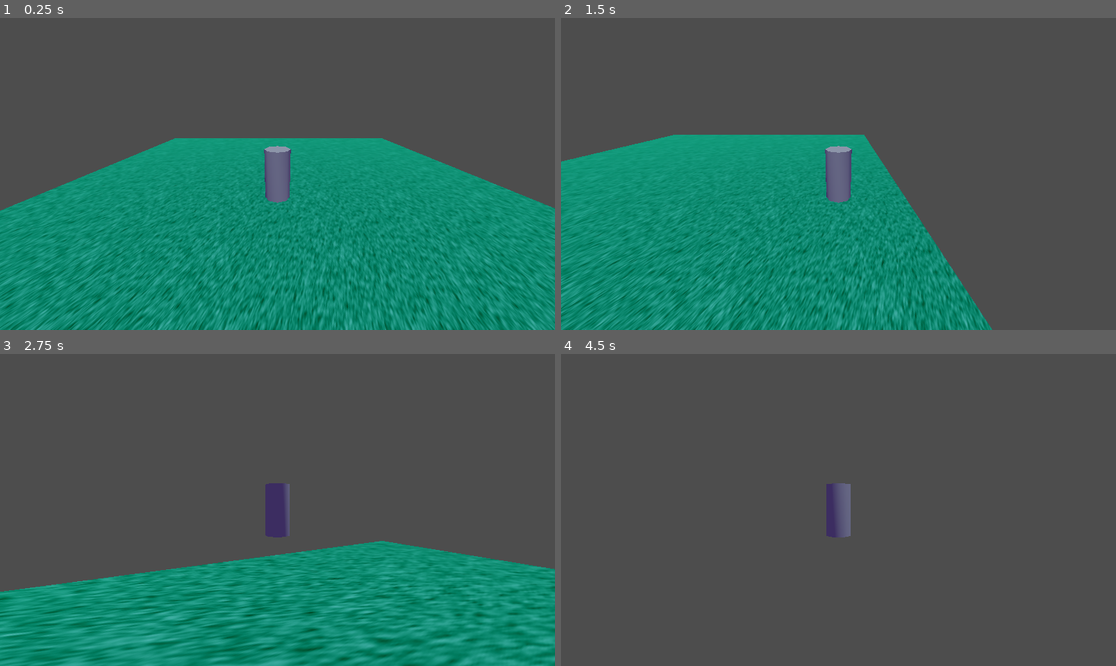
Above: before the commit, frames 1-4 (two rows, left to right).
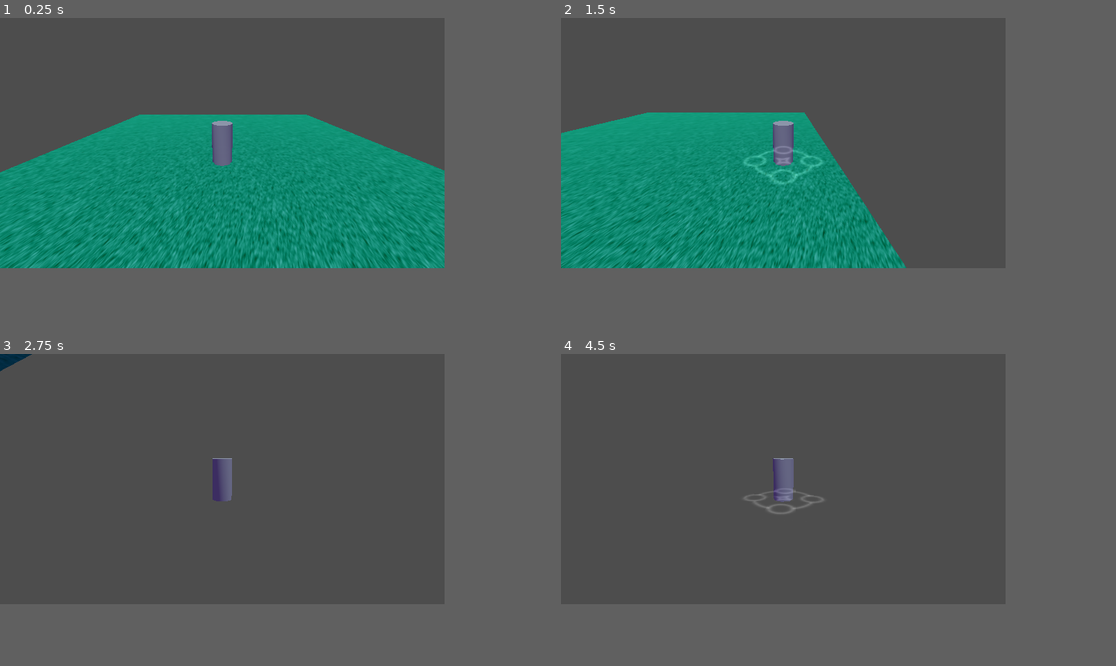
Above: after the commit, the same moments.

Repository: TaelsDaFoox/project-spellbook
Game: Godot game, scene res://main.tscn
Two runs of this game, one before a commit and one after it. Both use one fixed random seed, a clock stepped at 60 frames per second and the inputs below.
Inputs (mouse positions are in pixels of both pictures, inside the frame that each line leads up to):
- Up to frame 1 (0.25 s): no input
- Up to frame 2 (1.5 s): tap Enter at 0.5 s; move the mouse to (960, 158) at 0.52 s; hold D (right) 0.53-1.28 s; hold Space (jump) 0.53-1.28 s; move the mouse to (727, 189) at 1.27 s; hold S (backward) from 1.28 s (still down); click (727, 189) at 1.35 s
- Up to frame 3 (2.75 s): tap Space (jump) at 1.52, 1.55, 1.82 s; move the mouse to (288, 503) at 2.02 s; release S (backward) at 2.03 s; hold W (forward) from 2.03 s (still down); hold Space (jump) from 2.03 s (still down)
- Up to frame 4 (4.5 s): keep holding W (forward); move the mouse to (832, 516) at 2.77 s; release Space (jump) at 2.78 s; click (832, 516) at 2.85 s; tap Space (jump) at 3.02, 3.05, 3.32, 3.5 s; move the mouse to (877, 513) at 3.52 s; hold Space (jump) 3.53-4.28 s; tap Enter at 4.25 s; move the mouse to (794, 506) at 4.27 s; click (794, 506) at 4.35 s
The window is 799x449 before the commit and 640x360 after it. Grey fills any space a smaller window leaves; there, only what the larger window draws over its background counts as a difference.

The runs differ from the first frame. In frame 1, 36% of the frame differs, in the area x 0-100%, y 30-100%; in frame 2, 26%; in frame 3, 34%; in frame 4, 1.4%.

Commit message:
spell effect kinda works

Diff:
--- /dev/null
+++ b/PlayerGlobalManager.gd
@@ -0,0 +1,3 @@
+extends Node
+var spellDirs = []
+var casting :=false
--- /dev/null
+++ b/materials/SpellCircleBase.tres
@@ -0,0 +1,10 @@
+[gd_resource type="StandardMaterial3D" load_steps=2 format=3 uid="uid://mx5xsoqq455f"]
+
+[ext_resource type="Texture2D" uid="uid://b7vttngwydxq" path="res://textures/spellCenter2.png" id="1_hhxe3"]
+
+[resource]
+transparency = 1
+blend_mode = 1
+no_depth_test = true
+shading_mode = 0
+albedo_texture = ExtResource("1_hhxe3")
--- /dev/null
+++ b/materials/SpellLine.tres
@@ -0,0 +1,10 @@
+[gd_resource type="StandardMaterial3D" load_steps=2 format=3 uid="uid://e58p41k5w68u"]
+
+[ext_resource type="Texture2D" uid="uid://dps7o15ax1xhw" path="res://textures/spellLine.png" id="1_ex664"]
+
+[resource]
+transparency = 1
+blend_mode = 1
+no_depth_test = true
+shading_mode = 0
+albedo_texture = ExtResource("1_ex664")
--- /dev/null
+++ b/materials/SpellNodeOff.tres
@@ -0,0 +1,10 @@
+[gd_resource type="StandardMaterial3D" load_steps=2 format=3 uid="uid://bn17niqneua1c"]
+
+[ext_resource type="Texture2D" uid="uid://0vpctsf35yi4" path="res://textures/SpellPointOff.png" id="1_y43y6"]
+
+[resource]
+transparency = 1
+blend_mode = 1
+no_depth_test = true
+shading_mode = 0
+albedo_texture = ExtResource("1_y43y6")
--- /dev/null
+++ b/materials/SpellNodeOn.tres
@@ -0,0 +1,10 @@
+[gd_resource type="StandardMaterial3D" load_steps=2 format=3 uid="uid://dspfm7s7grlgt"]
+
+[ext_resource type="Texture2D" uid="uid://s30pyl8c6i35" path="res://textures/SpellPointOn.png" id="1_klryo"]
+
+[resource]
+transparency = 1
+blend_mode = 1
+no_depth_test = true
+shading_mode = 0
+albedo_texture = ExtResource("1_klryo")
--- /dev/null
+++ b/materials/SpellStar.tres
@@ -0,0 +1,10 @@
+[gd_resource type="StandardMaterial3D" load_steps=2 format=3 uid="uid://bniaqr2rjnxu4"]
+
+[ext_resource type="Texture2D" uid="uid://ckb305otf5npm" path="res://textures/spellStar.png" id="1_31qto"]
+
+[resource]
+transparency = 1
+blend_mode = 1
+no_depth_test = true
+shading_mode = 0
+albedo_texture = ExtResource("1_31qto")
--- a/objects/player.gd
+++ b/objects/player.gd
@@ -3,10 +3,27 @@
 @export var camSensitivity: float
 @export var camLimitLower: float
 @export var camLimitUpper: float
+@export var jumpStrength: float
+@export var gravityForce: float
 @onready var camPivot=$SpringArm3D
+@onready var spellBase=$SpellEffectBase
+@onready var spellPoint1 = $SpellEffectBase/SpellPointU
+@onready var spellPoint2 = $SpellEffectBase/SpellPointR
+@onready var spellPoint3 = $SpellEffectBase/SpellPointD
+@onready var spellPoint4 = $SpellEffectBase/SpellPointL
+@onready var spellStar = $SpellEffectBase/SpellStar
+@onready var spellMaterialBase: StandardMaterial3D = load("res://materials/SpellCircleBase.tres")
+@onready var spellMaterialOff: StandardMaterial3D = load("res://materials/SpellNodeOff.tres")
+@onready var spellMaterialOn: StandardMaterial3D = load("res://materials/SpellNodeOn.tres")
+@onready var spellMaterialLine: StandardMaterial3D = load("res://materials/SpellLine.tres")
+@onready var spellMaterialStar: StandardMaterial3D = load("res://materials/SpellStar.tres")
+@onready var spellLine = $SpellEffectBase/SpellLine
+var material:StandardMaterial3D = null
+
 var mouseLocked := false
 
 func _ready() -> void:
+	spellLine.size.x=0.01
 	updateMouseLock()
 
 func updateMouseLock():
@@ -16,6 +33,8 @@
 		Input.mouse_mode = Input.MOUSE_MODE_VISIBLE
 
 func _unhandled_input(event: InputEvent) -> void:
+	if event.is_action_pressed("jump") and is_on_floor():
+		velocity.y=jumpStrength
 	if event.is_action_pressed("unlock mouse"):
 		mouseLocked=false
 		updateMouseLock()
@@ -27,8 +46,58 @@
 		camPivot.rotation.x-=event.relative.y*camSensitivity
 		camPivot.rotation.x=clampf(camPivot.rotation.x,camLimitLower,camLimitUpper)
 
+func groundSpellTransparency(target:float,delta:float):
+	spellMaterialBase.albedo_color.a=lerp(spellMaterialBase.albedo_color.a,target,20*delta)
+	spellMaterialOff.albedo_color.a=spellMaterialBase.albedo_color.a
+	spellMaterialLine.albedo_color.a=spellMaterialBase.albedo_color.a
+	spellMaterialStar.albedo_color.a=spellMaterialBase.albedo_color.a
+
 func _physics_process(delta: float) -> void:
+	spellStar.rotation.y+=delta*10
+	#spellLine.rotation.y+=delta*2
+	spellBase.rotation.y=lerp_angle(spellBase.rotation.y,camPivot.rotation.y,10*delta)
 	var input_dir = Input.get_vector("left","right","forward","backward")
+	if Input.is_action_pressed("magic"):
+		PlayerGlobalManager.casting=true
+		if PlayerGlobalManager.spellDirs.size()<0:
+			PlayerGlobalManager.spellDirs.append(1)
+		groundSpellTransparency(1,delta)
+		addSpellDirections()
+		input_dir = Vector2.ZERO
+	else:
+		PlayerGlobalManager.casting=false
+		if PlayerGlobalManager.spellDirs.size()>0:
+			PlayerGlobalManager.spellDirs.clear()
+		groundSpellTransparency(0,delta)
+		spellPoint1.material=spellMaterialOff
+		spellPoint2.material=spellMaterialOff
+		spellPoint3.material=spellMaterialOff
+		spellPoint4.material=spellMaterialOff
 	var move_dir = (transform.basis*Vector3(input_dir.x,0,input_dir.y)).normalized().rotated(Vector3.UP,camPivot.rotation.y)
-	velocity=move_dir*topSpeed
+	velocity.x=move_dir.x*topSpeed
+	velocity.z=move_dir.z*topSpeed
+	if is_on_floor():
+		if velocity.y<0:
+			velocity.y=0
+	else:
+		velocity.y-=gravityForce*delta
 	move_and_slide()
+
+func addSpellDirections():
+	if Input.is_action_just_pressed("forward") and not PlayerGlobalManager.spellDirs.has(1):
+		PlayerGlobalManager.spellDirs.append(1)
+	if Input.is_action_just_pressed("right") and not PlayerGlobalManager.spellDirs.has(2):
+		PlayerGlobalManager.spellDirs.append(2)
+	if Input.is_action_just_pressed("backward") and not PlayerGlobalManager.spellDirs.has(3):
+		PlayerGlobalManager.spellDirs.append(3)
+	if Input.is_action_just_pressed("left") and not PlayerGlobalManager.spellDirs.has(4):
+		PlayerGlobalManager.spellDirs.append(4)
+	if PlayerGlobalManager.spellDirs.size()>0:
+		if PlayerGlobalManager.spellDirs[PlayerGlobalManager.spellDirs.size()-1]==1:
+			spellPoint1.material=spellMaterialOn
+		if PlayerGlobalManager.spellDirs[PlayerGlobalManager.spellDirs.size()-1]==2:
+			spellPoint2.material=spellMaterialOn
+		if PlayerGlobalManager.spellDirs[PlayerGlobalManager.spellDirs.size()-1]==3:
+			spellPoint3.material=spellMaterialOn
+		if PlayerGlobalManager.spellDirs[PlayerGlobalManager.spellDirs.size()-1]==4:
+			spellPoint4.material=spellMaterialOn
--- a/objects/player.tscn
+++ b/objects/player.tscn
@@ -1,6 +1,10 @@
-[gd_scene load_steps=3 format=3 uid="uid://bjwn64c6ghf2p"]
+[gd_scene load_steps=7 format=3 uid="uid://bjwn64c6ghf2p"]
 
 [ext_resource type="Script" uid="uid://d13a0hxd7ek0x" path="res://objects/player.gd" id="1_eqqp1"]
+[ext_resource type="Material" uid="uid://mx5xsoqq455f" path="res://materials/SpellCircleBase.tres" id="2_ykyjo"]
+[ext_resource type="Material" uid="uid://bn17niqneua1c" path="res://materials/SpellNodeOff.tres" id="3_uxov2"]
+[ext_resource type="PackedScene" uid="uid://b3y8tmg2hh2q4" path="res://objects/spell_line.tscn" id="5_3rerk"]
+[ext_resource type="Material" uid="uid://bniaqr2rjnxu4" path="res://materials/SpellStar.tres" id="5_f46kd"]
 
 [sub_resource type="CapsuleShape3D" id="CapsuleShape3D_bxedw"]
 
@@ -10,6 +14,8 @@
 camSensitivity = 0.008
 camLimitLower = -1.5
 camLimitUpper = 0.2
+jumpStrength = 15.0
+gravityForce = 35.0
 
 [node name="CSGCylinder3D" type="CSGCylinder3D" parent="."]
 
@@ -22,3 +28,47 @@
 
 [node name="Camera3D" type="Camera3D" parent="SpringArm3D"]
 current = true
+
+[node name="SpellEffectBase" type="CSGBox3D" parent="."]
+transform = Transform3D(1, 0, 0, 0, 1, 0, 0, 0, 1, 0, -0.99503356, 0)
+size = Vector3(5, 0.001, 5)
+material = ExtResource("2_ykyjo")
+
+[node name="SpellPointU" type="CSGBox3D" parent="SpellEffectBase"]
+transform = Transform3D(1, 0, 0, 0, 1, 0, 0, 0, 1, 0, 0.00999999, 0)
+size = Vector3(1.25, 0.001, 5)
+material = ExtResource("3_uxov2")
+
+[node name="SpellPointR" type="CSGBox3D" parent="SpellEffectBase"]
+transform = Transform3D(-4.371139e-08, 0, -1, 0, 1, 0, 1, 0, -4.371139e-08, 0, 0.01, 0)
+size = Vector3(1.25, 0.001, 5)
+material = ExtResource("3_uxov2")
+
+[node name="SpellPointD" type="CSGBox3D" parent="SpellEffectBase"]
+transform = Transform3D(-1, 0, 8.742278e-08, 0, 1, 0, -8.742278e-08, 0, -1, 0, 0.02, 0)
+size = Vector3(1.25, 0.001, 5)
+material = ExtResource("3_uxov2")
+
+[node name="SpellPointL" type="CSGBox3D" parent="SpellEffectBase"]
+transform = Transform3D(1.3113416e-07, 0, 1, 0, 1, 0, -1, 0, 1.3113416e-07, 0, 0.01999998, 0)
+size = Vector3(1.25, 0.001, 5)
+material = ExtResource("3_uxov2")
+
+[node name="SpellStar" type="CSGBox3D" parent="SpellEffectBase"]
+transform = Transform3D(1, 0, 0, 0, 1, 0, 0, 0, 1, 0, 0.02, 0)
+size = Vector3(1.25, 0.001, 1.25)
+material = ExtResource("5_f46kd")
+
+[node name="SpellLine" parent="SpellEffectBase" instance=ExtResource("5_3rerk")]
+lineNum = 0
+
+[node name="SpellLine2" parent="SpellEffectBase" instance=ExtResource("5_3rerk")]
+transform = Transform3D(-4.371139e-08, 0, 1, 0, 1, 0, -1, 0, -4.371139e-08, 0, 0.031, 0)
+
+[node name="SpellLine3" parent="SpellEffectBase" instance=ExtResource("5_3rerk")]
+transform = Transform3D(-4.371139e-08, 0, 1, 0, 1, 0, -1, 0, -4.371139e-08, 0, 0.032, 0)
+lineNum = 2
+
+[node name="SpellLine4" parent="SpellEffectBase" instance=ExtResource("5_3rerk")]
+transform = Transform3D(-4.371139e-08, 0, 1, 0, 1, 0, -1, 0, -4.371139e-08, 0, 0.033, 0)
+lineNum = 3
--- /dev/null
+++ b/objects/spell_line.tscn
@@ -0,0 +1,12 @@
+[gd_scene load_steps=3 format=3 uid="uid://b3y8tmg2hh2q4"]
+
+[ext_resource type="Material" uid="uid://e58p41k5w68u" path="res://materials/SpellLine.tres" id="1_3wxkv"]
+[ext_resource type="Script" uid="uid://dgjcjtsq4tcx3" path="res://spell_line.gd" id="2_e2y0u"]
+
+[node name="SpellLine" type="CSGBox3D"]
+transform = Transform3D(-4.371139e-08, 0, 1, 0, 1, 0, -1, 0, -4.371139e-08, 0, 0.029999971, 0)
+size = Vector3(3.5, 0.001, 0.3)
+material = ExtResource("1_3wxkv")
+script = ExtResource("2_e2y0u")
+lineNum = 1
+lerpSpeed = 10.0
--- a/project.godot
+++ b/project.godot
@@ -14,6 +14,16 @@
 run/main_scene="uid://hn7y0ya8y7k6"
 config/features=PackedStringArray("4.5", "GL Compatibility")
 config/icon="res://icon.svg"
+
+[autoload]
+
+PlayerGlobalManager="*res://PlayerGlobalManager.gd"
+
+[display]
+
+window/size/viewport_width=640
+window/size/viewport_height=360
+window/stretch/mode="viewport"
 
 [editor_plugins]
 
--- /dev/null
+++ b/spell_line.gd
@@ -0,0 +1,40 @@
+extends CSGBox3D
+@export var lineNum:int
+@export var spellLineStraightLength:=3.5
+@export var spellLineAngledLength:=2.5
+@export var lerpSpeed:=20.0
+
+func _physics_process(delta: float) -> void:
+	if PlayerGlobalManager.spellDirs.size()>lineNum:
+		visible = true
+		if lineNum==0:
+			rotation.y=(PlayerGlobalManager.spellDirs[lineNum]+2)*(PI/-2)
+			size.x=lerp(size.x,spellLineStraightLength/2,delta*lerpSpeed)
+			position.z=size.x/-2*sin(rotation.y)
+			position.x=size.x/2*cos(rotation.y)
+		else:
+			#visible = true
+			if (PlayerGlobalManager.spellDirs[lineNum]-PlayerGlobalManager.spellDirs[lineNum-1])%2==0:
+				#straight connectors
+				rotation.y=(PlayerGlobalManager.spellDirs[lineNum]+2)*(PI/-2)
+				size.x=lerp(size.x,spellLineStraightLength,delta*lerpSpeed)
+				position.z=(sin(rotation.y)*spellLineStraightLength/2)*((spellLineStraightLength-size.x)/spellLineStraightLength)
+				position.x=(cos(rotation.y)*spellLineStraightLength/-2)*((spellLineStraightLength-size.x)/spellLineStraightLength)
+			else:
+				#angled connectors
+				size.x=lerp(size.x,spellLineAngledLength,delta*lerpSpeed)
+				if PlayerGlobalManager.spellDirs[lineNum-1]>PlayerGlobalManager.spellDirs[lineNum]:
+					rotation.y=(PlayerGlobalManager.spellDirs[lineNum])*(PI/-2)+PI/4
+					if PlayerGlobalManager.spellDirs[lineNum-1]==4 and PlayerGlobalManager.spellDirs[lineNum]==1:
+						rotation.y+=PI/2
+					position.z=(cos(rotation.y)*-1.1)
+					position.x=(sin(rotation.y)*-1.1)
+				else:
+					rotation.y=(PlayerGlobalManager.spellDirs[lineNum])*(PI/-2)-PI/4
+					if PlayerGlobalManager.spellDirs[lineNum]==4 and PlayerGlobalManager.spellDirs[lineNum-1]==1:
+						rotation.y-=PI/2
+					position.z=(cos(rotation.y)*1.1)
+					position.x=(sin(rotation.y)*1.1)
+	else:
+		visible = false
+		size.x=lerp(size.x,0.01,delta*lerpSpeed)
Not shown, added: PlayerGlobalManager.gd.uid
Not shown, added: spell_line.gd.uid
Binary file added: textures/SpellPointOff.png
Not shown, added: textures/SpellPointOff.png.import
Binary file added: textures/SpellPointOn.png
Not shown, added: textures/SpellPointOn.png.import
Binary file added: textures/spellCenter.png
Not shown, added: textures/spellCenter.png.import
Binary file added: textures/spellCenter2.png
Not shown, added: textures/spellCenter2.png.import
Binary file added: textures/spellLine.png
Not shown, added: textures/spellLine.png.import
(and 2 more such lines)
